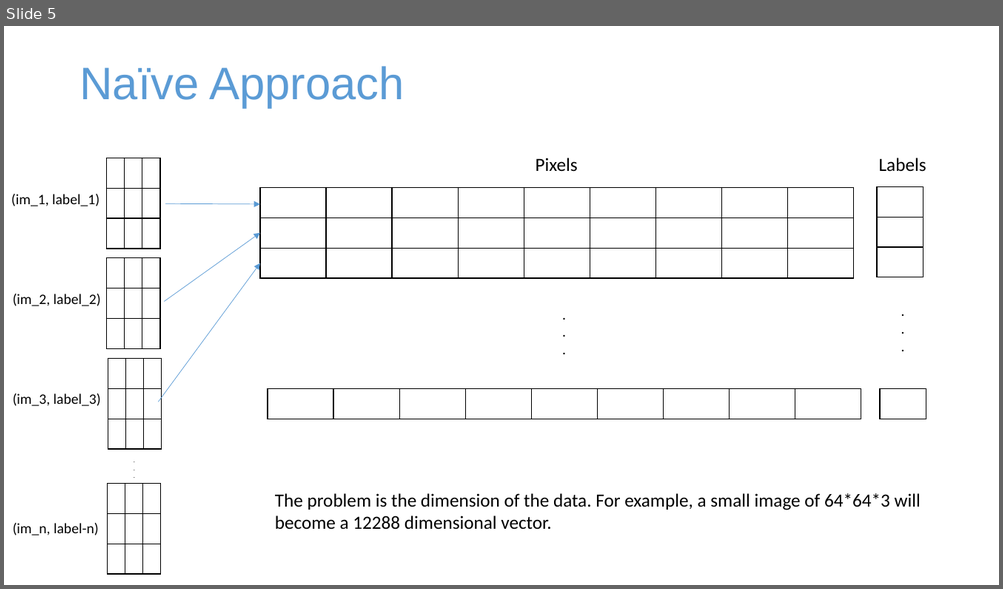
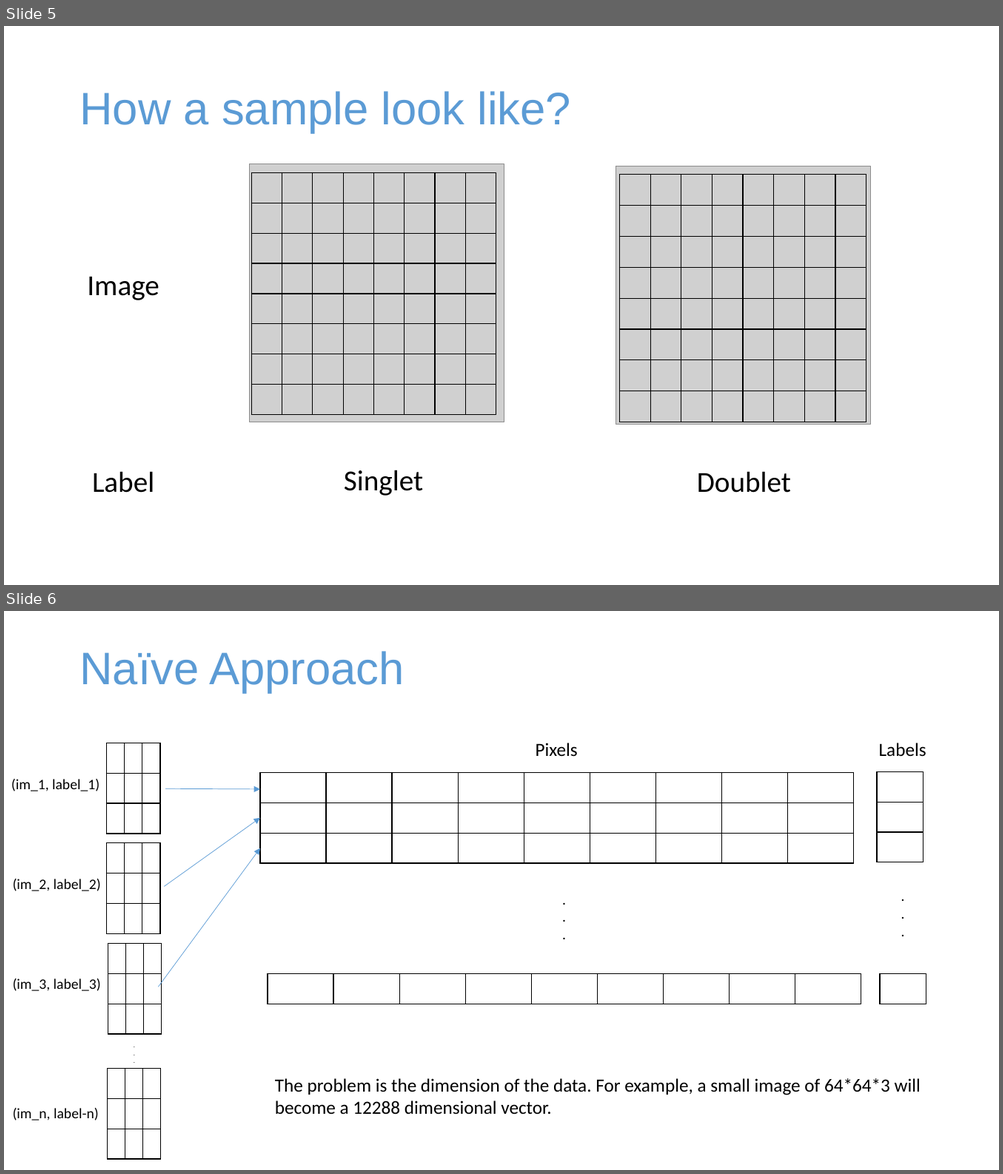
Before and after one commit to marrlab/Recap-Friday, a slide deck: Session 3/Classical medical image recognition.pptx. Shown one above the other, each under a label of ours: slide 5 before the commit, slides 5 and 6 after it. The pictures are 1003x589 and 1003x1174 pixels, drawn with LibreOffice and Linux fonts; fonts in the diff are those of the drawing; grey boxes stand for pictures. Boxes give left, top, right and bottom in pixels: in the first picture for what was removed or moved away, otherwise in the second. Text is boxed around its words. In the diff, an @@ line names an element or a change of style, - is before the commit and + after.

```diff
--- a/Session 3/Classical medical image recognition.pptx
+++ b/Session 3/Classical medical image recognition.pptx
@@ slide 5 added at (x1=4, y1=26, x2=999, y2=585), background #FFFFFF @@
@@ title added at (x1=79, y1=91, x2=572, y2=133), 44 pt, text #5B9BD5 @@
+How a sample look like?
@@ picture added at (x1=250, y1=164, x2=504, y2=422) @@
@@ table added at (x1=252, y1=173, x2=496, y2=412), 8 rows, 8 columns @@
+ |  |  |  |  |  |  | 
+ |  |  |  |  |  |  | 
+ |  |  |  |  |  |  | 
+ |  |  |  |  |  |  | 
+ |  |  |  |  |  |  | 
+ |  |  |  |  |  |  | 
+ |  |  |  |  |  |  | 
+ |  |  |  |  |  |  | 
@@ picture added at (x1=616, y1=167, x2=871, y2=425) @@
@@ table added at (x1=620, y1=175, x2=865, y2=422), 8 rows, 8 columns @@
+ |  |  |  |  |  |  | 
+ |  |  |  |  |  |  | 
+ |  |  |  |  |  |  | 
+ |  |  |  |  |  |  | 
+ |  |  |  |  |  |  | 
+ |  |  |  |  |  |  | 
+ |  |  |  |  |  |  | 
+ |  |  |  |  |  |  | 
@@ text added at (x1=87, y1=277, x2=159, y2=301), 28 pt, text #000000 @@
+Image
@@ text added at (x1=92, y1=471, x2=154, y2=493), 28 pt, text #000000 @@
+Label
@@ text added at (x1=344, y1=470, x2=423, y2=496), 28 pt, text #000000 @@
+Singlet
@@ text added at (x1=697, y1=471, x2=791, y2=493), 28 pt, text #000000 @@
+Doublet
@@ what was slide 5 is now slide 6 @@
```
Also in this commit, not shown: 3 slides changed, 1 other slide added, 1 slide removed, 3 other files.
